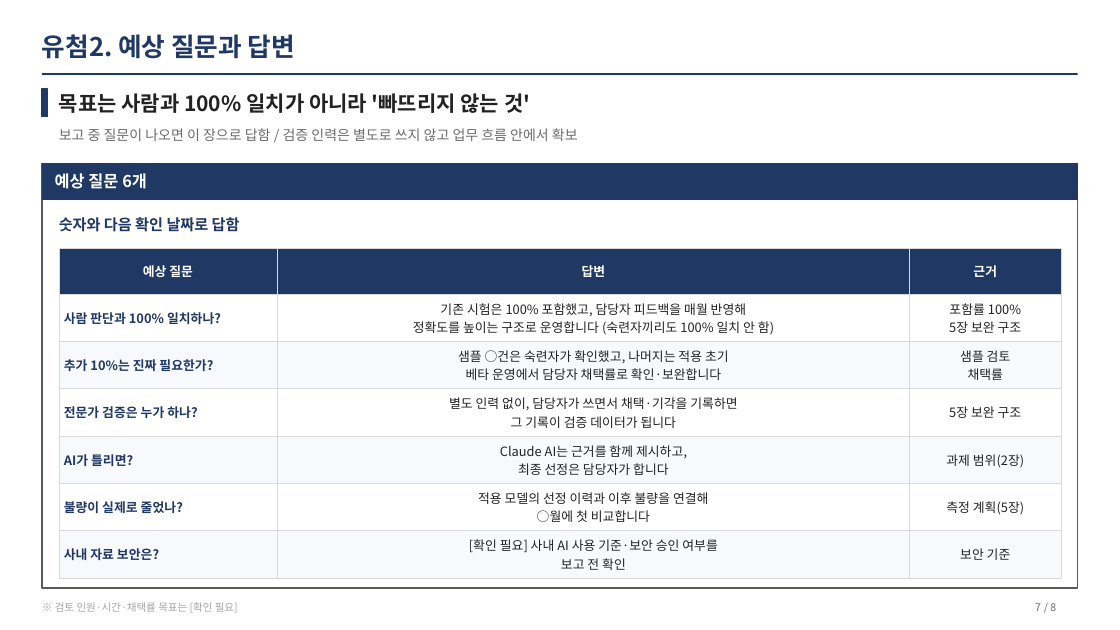
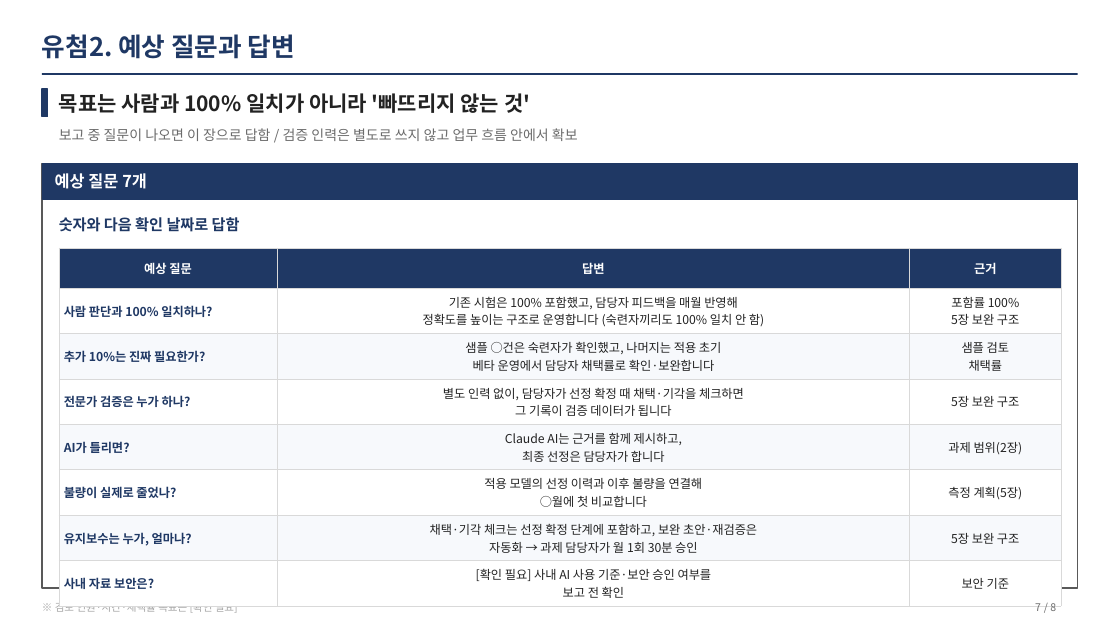
Before and after one commit to kimeungjin-cmd/Start1, a slide deck: slide 7 of output/vp/시험항목자동선정_성과보고.pptx. Drawn at 1120x630 pixels with LibreOffice and Linux fonts; fonts in the diff are those of the drawing. Boxes give left, top, right and bottom in pixels: in the first picture for what was removed or moved away, otherwise in the second. Text is boxed around its words. In the diff, an @@ line names an element or a change of style, - is before the commit and + after.

```diff
--- a/output/vp/시험항목자동선정_성과보고.pptx
+++ b/output/vp/시험항목자동선정_성과보고.pptx
@@ text at box(55, 173, 147, 189): text changed @@
-예상 질문 6개
+예상 질문 7개
@@ table at box(59, 248, 1061, 602) @@
-row 4, column 2: 별도 인력 없이, 담당자가 쓰면서 채택·기각을 기록하면 / 그 기록이 검증 데이터가 됩니다
+row 4, column 2: 별도 인력 없이, 담당자가 선정 확정 때 채택·기각을 체크하면 / 그 기록이 검증 데이터가 됩니다
+row 7: 유지보수는 누가, 얼마나? | 채택·기각 체크는 선정 확정 단계에 포함하고, 보완 초안·재검증은 / 자동화 → 과제 담당자가 월 1회 30분 승인 | 5장 보완 구조
```
Also in this commit, not shown: 1 other slide changed, 4 other files.
